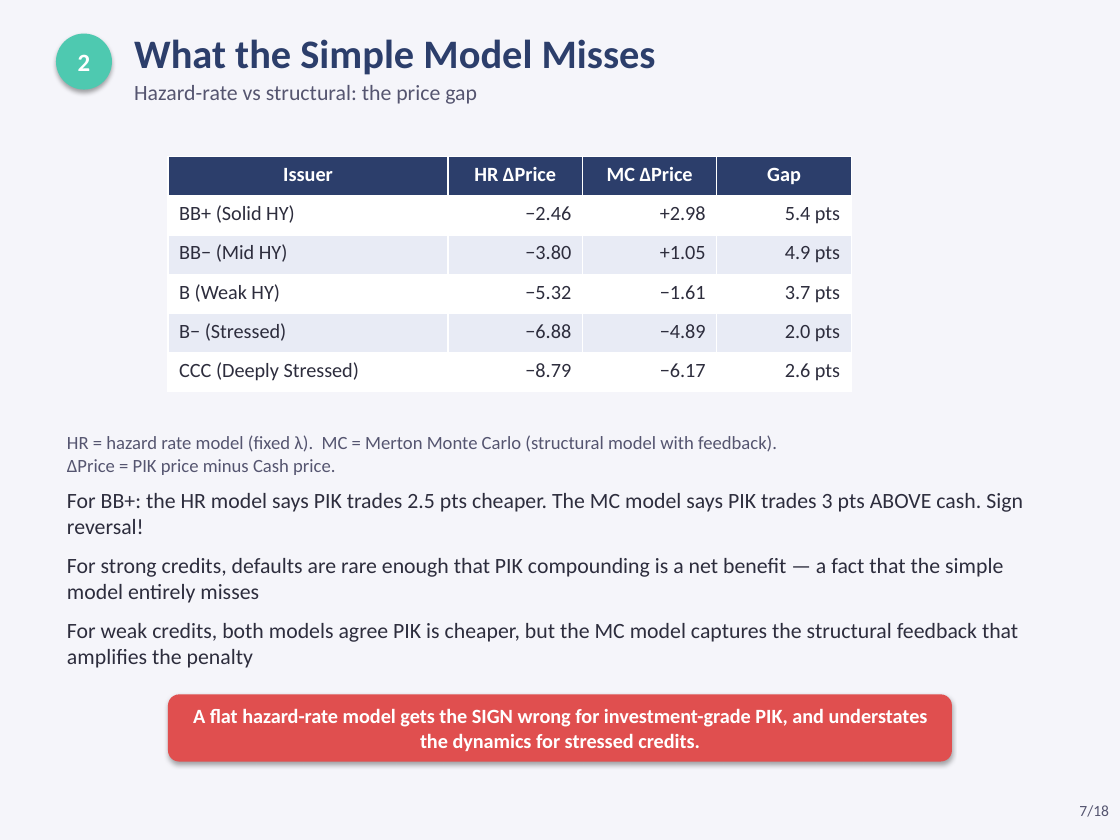
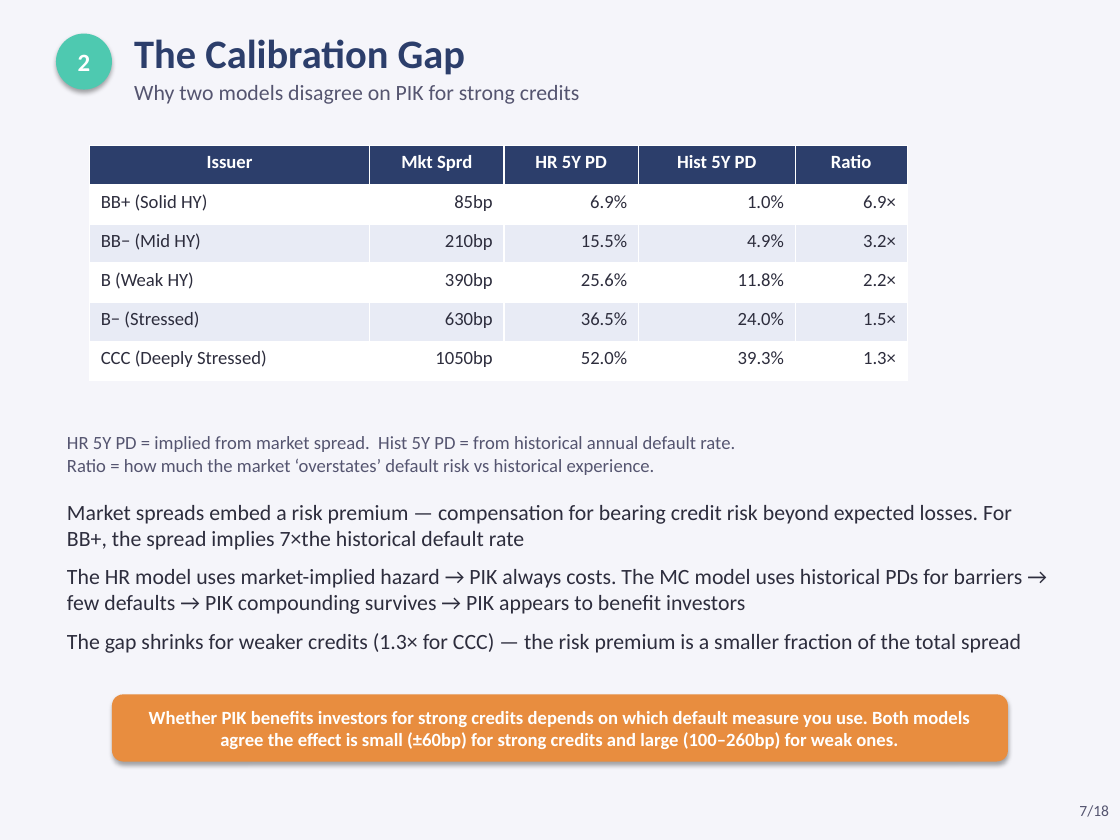
Before and after one commit to jeickmeier/rfin, a slide deck: slide 7 of finstack-py/examples/scripts/valuations/instruments/pik_coupon_pricing.pptx. Drawn at 1120x840 pixels with LibreOffice and Linux fonts; fonts in the diff are those of the drawing. Boxes give left, top, right and bottom in pixels: in the first picture for what was removed or moved away, otherwise in the second. Text is boxed around its words. In the diff, an @@ line names an element or a change of style, - is before the commit and + after.

```diff
--- a/finstack-py/examples/scripts/valuations/instruments/pik_coupon_pricing.pptx
+++ b/finstack-py/examples/scripts/valuations/instruments/pik_coupon_pricing.pptx
@@ text at box(134, 39, 465, 75): text changed @@
-What the Simple Model Misses
+The Calibration Gap
@@ text at box(134, 85, 580, 104): text changed @@
-Hazard-rate vs structural: the price gap
+Why two models disagree on PIK for strong credits
@@ table at box(90, 146, 907, 381) @@
-column 2: HR ΔPrice | −2.46 | −3.80 | −5.32 | −6.88 | −8.79
-column 3: MC ΔPrice | +2.98 | +1.05 | −1.61 | −4.89 | −6.17
-column 4: Gap | 5.4 pts | 4.9 pts | 3.7 pts | 2.0 pts | 2.6 pts
+column 2: Mkt Sprd | 85bp | 210bp | 390bp | 630bp | 1050bp
+column 3: HR 5Y PD | 6.9% | 15.5% | 25.6% | 36.5% | 52.0%
+column 4: Hist 5Y PD | 1.0% | 4.9% | 11.8% | 24.0% | 39.3%
+column 5: Ratio | 6.9× | 3.2× | 2.2× | 1.5× | 1.3×
@@ table: place and size @@
-table at box(168, 157, 851, 392)
+table at box(90, 146, 907, 381)
@@ text at box(67, 436, 735, 475): text changed @@
-HR = hazard rate model (fixed λ). MC = Merton Monte Carlo (structural model with feedback).
-ΔPrice = PIK price minus Cash price.
+HR 5Y PD = implied from market spread. Hist 5Y PD = from historical annual default rate.
+Ratio = how much the market ‘overstates’ default risk vs historical experience.
@@ text at box(67, 505, 1023, 653): text changed @@
-For BB+: the HR model says PIK trades 2.5 pts cheaper. The MC model says PIK trades 3 pts ABOVE cash. Sign reversal!
-For strong credits, defaults are rare enough that PIK compounding is a net benefit — a fact that the simple model entirely misses
-For weak credits, both models agree PIK is cheaper, but the MC model captures the structural feedback that amplifies the penalty
+Market spreads embed a risk premium — compensation for bearing credit risk beyond expected losses. For BB+, the spread implies 7×the historical default rate
+The HR model uses market-implied hazard → PIK always costs. The MC model uses historical PDs for barriers → few defaults → PIK compounding survives → PIK appears to benefit investors
+The gap shrinks for weaker credits (1.3× for CCC) — the risk premium is a smaller fraction of the total spread
@@ rounded rectangle "Whether PIK benefits investors for ...": place and size @@
-rounded rectangle "Whether PIK benefits investors for ..." at box(168, 694, 952, 762)
+rounded rectangle "Whether PIK benefits investors for ..." at box(112, 694, 1008, 762)
@@ rounded rectangle "Whether PIK benefits investors for ..." at box(112, 694, 1008, 762): fill #E04F4F to #E88D3F @@
@@ text in rounded rectangle at box(149, 711, 970, 749): text changed; size 13 to 12 pt @@
-A flat hazard-rate model gets the SIGN wrong for investment-grade PIK, and understates the dynamics for stressed credits.
+Whether PIK benefits investors for strong credits depends on which default measure you use. Both models agree the effect is small (±60bp) for strong credits and large (100–260bp) for weak ones.
```
Also in this commit, not shown: 7 other slides changed, 23 other files.
